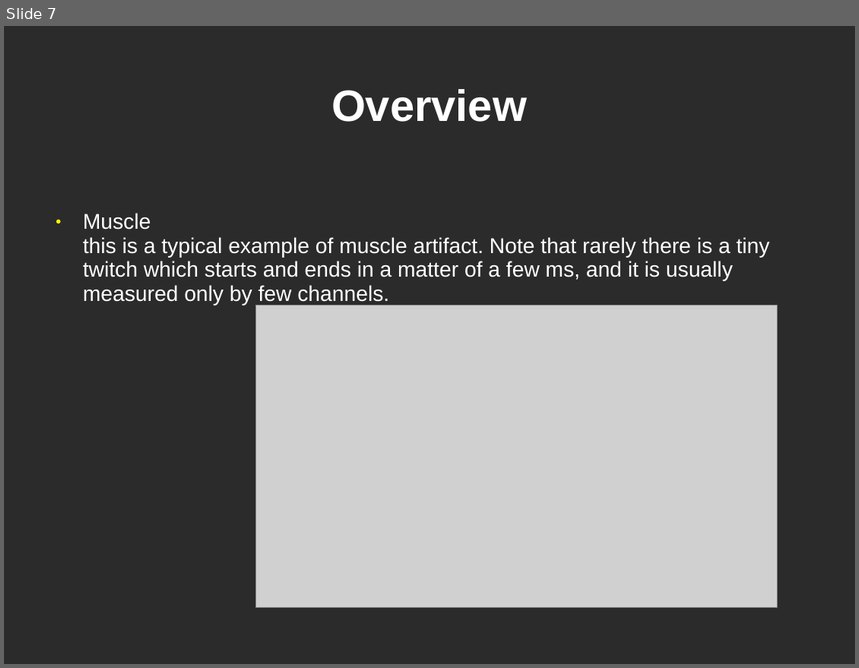
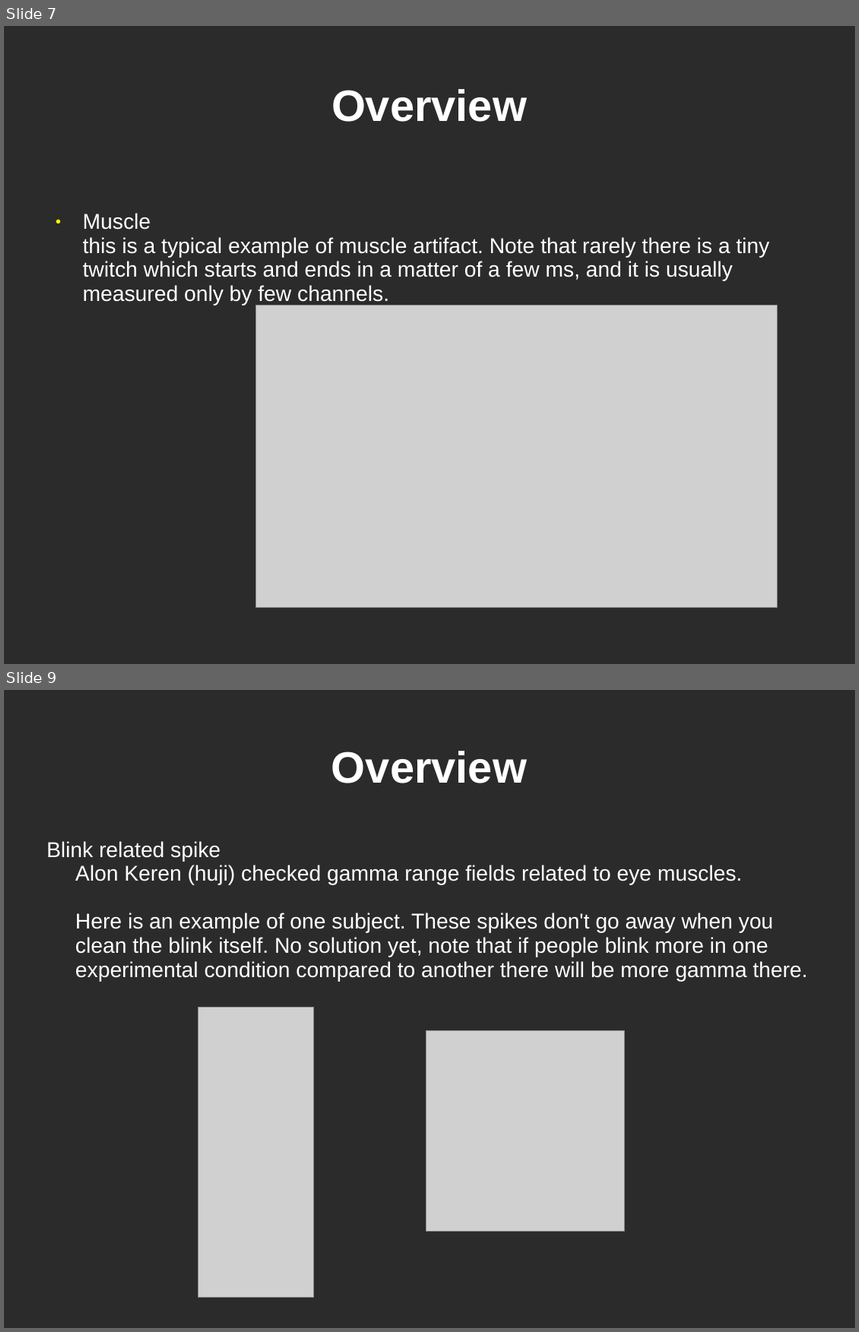
Before and after one commit to yuval-harpaz/work-drafts, a slide deck: docs/Tutorial4Begginers.ppt. Shown one above the other, each under a label of ours: slide 7 before the commit, slides 7 and 9 after it; the slides between them are not shown. The pictures are 859x668 and 859x1332 pixels, drawn with LibreOffice and Linux fonts; fonts in the diff are those of the drawing; grey boxes stand for pictures; background and template pictures are left out; a plain dark background stands for a picture behind light text. Boxes give left, top, right and bottom in pixels: in the first picture for what was removed or moved away, otherwise in the second. Text is boxed around its words. In the diff, an @@ line names an element or a change of style, - is before the commit and + after.

```diff
--- a/docs/Tutorial4Begginers.ppt
+++ b/docs/Tutorial4Begginers.ppt
@@ slide 9 added at (4, 690, 855, 1328), background picture (left out) @@
@@ title added at (332, 751, 527, 783), 41 pt, text #FFFFFF, bold @@
+Overview
@@ text added at (47, 841, 808, 981), 20 pt, text #FFFFFF @@
+Blink related spike
+Alon Keren (huji) checked gamma range fields related to eye muscles.
+Here is an example of one subject. These spikes don't go away when you clean the blink itself. No solution yet, note that if people blink more in one experimental condition compared to another there will be more gamma there.
@@ picture added at (199, 1008, 315, 1299) @@
@@ picture added at (427, 1030, 624, 1230) @@
```
Also in this commit, not shown: 6 slides changed, 7 other slides added, 2 slides removed.
